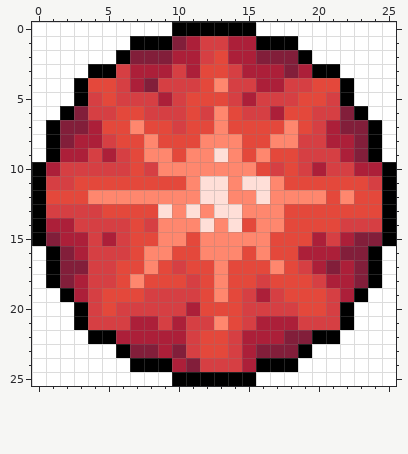
File history of a pixel-art sprite, sprites/gems/big_ruby.png. That is the earlier state.
The file is 26x26 pixels.
After:
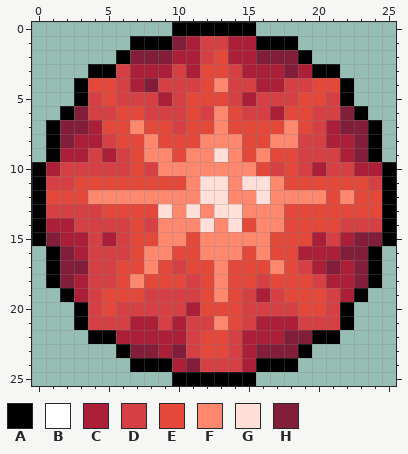
Palette (. is transparent): A #000000  B #ffffff  C #ac1f39  D #d63f43  E #e4483b  F #ff876e  G #ffdfd8  H #821e3a
From old to new:
@@ x 0..25 @@
- 0 BBBBBBBBBBAAAAAABBBBBBBBBB
- 1 BBBBBBBAAAHCDDCCAAABBBBBBB
- 2 BBBBBBAHHHCCDECCHHHABBBBBB
- 3 BBBBAADCCCDCEEDCCCHCAABBBB
- 4 BBBAEEDCHDDDEFDDCCDDEEABBB
- 5 BBBADEDDDCDEEEDCDDDEEDABBB
- 6 BBAHDDEEDDDEDFEDDCEEDDHABB
- 7 BAHHCEEFEEDEEFEEEEFEDCHHAB
- 8 BAHCCDEEFEEEFFFEEFFDDCCHAB
- 9 BACCDCDEFFEFFGFEFEEDDDCHAB
+ 0 ..........AAAAAA..........
+ 1 .......AAAHCDDCCAAA.......
+ 2 ......AHHHCCDECCHHHA......
+ 3 ....AADCCCDCEEDCCCHCAA....
+ 4 ...AEEDCHDDDEFDDCCDDEEA...
+ 5 ...ADEDDDCDEEEDCDDDEEDA...
+ 6 ..AHDDEEDDDEDFEDDCEEDDHA..
+ 7 .AHHCEEFEEDEEFEEEEFEDCHHA.
+ 8 .AHCCDEEFEEEFFFEEFFDDCCHA.
+ 9 .ACCDCDEFFEFFGFEFEEDDDCHA.
 10 ACDDDDDEDFFFFFFFEDEDCDDCCA
@@ x 0..25 @@
 15 AHCCDCDEEFFEFFFFFEEECDCHHA
-16 BAHCDDDEFFEEFFFEFEECCCHHAB
-17 BAHHDDEEFEDEEFEEEFEDCHCHAB
-18 BAHCDDEFEEEDEFEEDEEEDCCHAB
-19 BBACDEEEDDDDEFEDCDEEEDCABB
-20 BBBADEDDDDDCEEEDDDDEEDABBB
-21 BBBADDDCCDCDDFEDCCCDDDABBB
-22 BBBBAACCCCCDEEDCCCHHAABBBB
-23 BBBBBBAHHCHDEEDCHHHABBBBBB
-24 BBBBBBBAAACHDDDCAAABBBBBBB
-25 BBBBBBBBBBAAAAAABBBBBBBBBB
+16 .AHCDDDEFFEEFFFEFEECCCHHA.
+17 .AHHDDEEFEDEEFEEEFEDCHCHA.
+18 .AHCDDEFEEEDEFEEDEEEDCCHA.
+19 ..ACDEEEDDDDEFEDCDEEEDCA..
+20 ...ADEDDDDDCEEEDDDDEEDA...
+21 ...ADDDCCDCDDFEDCCCDDDA...
+22 ....AACCCCCDEEDCCCHHAA....
+23 ......AHHCHDEEDCHHHA......
+24 .......AAACHDDDCAAA.......
+25 ..........AAAAAA..........
